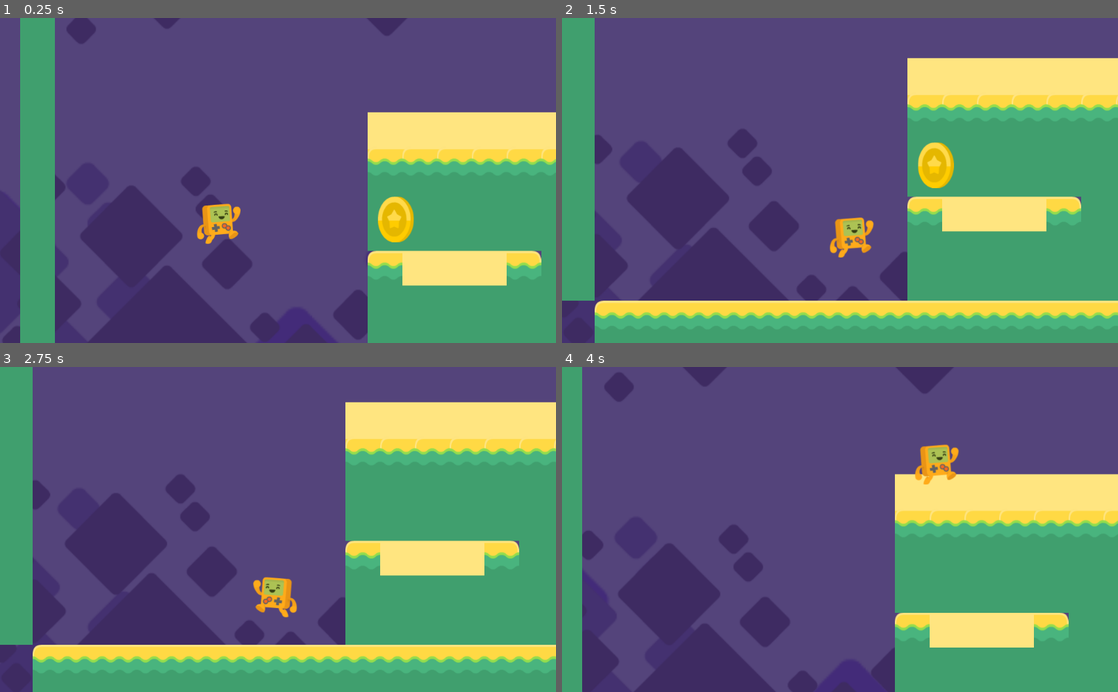
Above: before the commit, frames 1-4 (two rows, left to right).
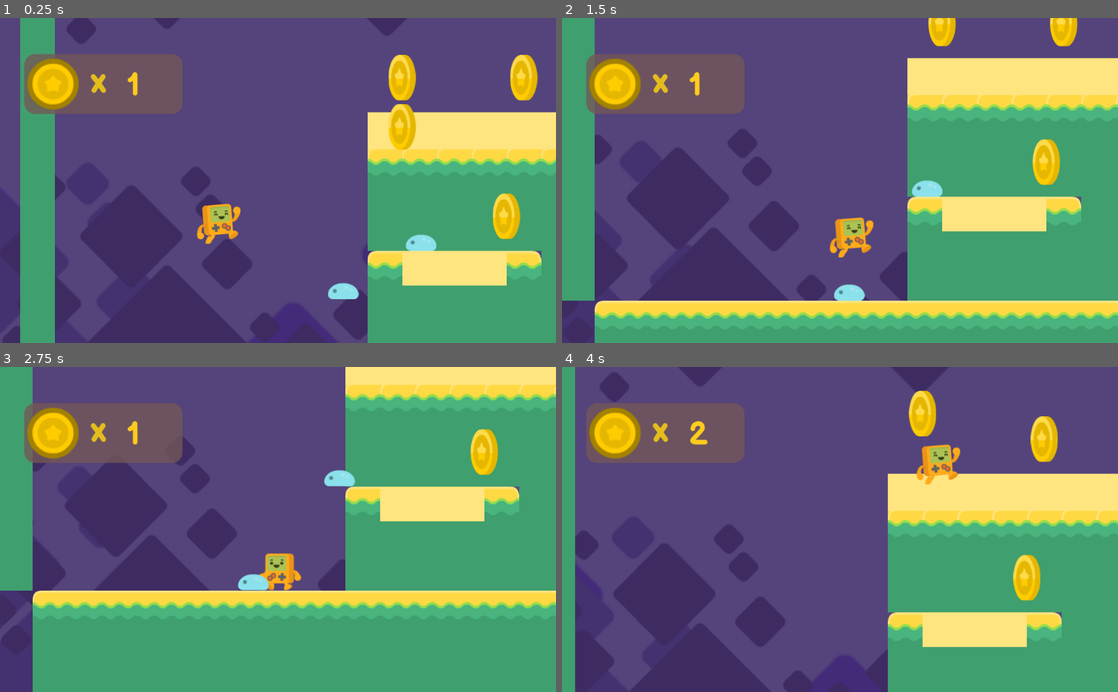
Above: after the commit, the same moments.

Repository: magic-peach/godot-2D-platformer
Game: Godot game, scene res://Level1.tscn
The game is run twice, just before and just after one commit, with the same random seed, the same clock (stepped at 60 frames per second) and the same inputs.
Inputs:
- Up to frame 1 (0.25 s): no input
- Up to frame 2 (1.5 s): hold Right (right) from 0.53 s (still down); tap Up (up) at 0.6, 0.77, 1.07, 1.35 s
- Up to frame 3 (2.75 s): tap Up (up) at 1.52, 1.82, 2.1 s; release Right (right) at 2.03 s; hold Left (left) from 2.03 s (still down)
- Up to frame 4 (4 s): release Left (left) at 2.78 s; hold Right (right) from 2.78 s (still down); tap Up (up) at 2.85, 3.02, 3.32, 3.6, 3.77 s

The runs differ from the first frame. In frame 1, 8.8% of the frame differs, in the area x 4-97%, y 11-100%; in frame 2, 7.6%; in frame 3, 44%, in the area x 0-100%, y 0-92%; in frame 4, 12%.

Commit message:
some changes

Diff:
--- a/Coin.gd
+++ b/Coin.gd
@@ -1,7 +1,13 @@
 extends Area2D
 
-
+signal coin_collected
 
 
 func _on_Coin_body_entered(body):
+	$AnimationPlayer.play("bounce")
+	emit_signal("coin_collected")
+	set_collision_mask_bit(0,false)
+
+
+func _on_AnimationPlayer_animation_finished(anim_name):
 	queue_free()
--- a/Coin.tscn
+++ b/Coin.tscn
@@ -16,6 +16,23 @@
 "speed": 5.0
 } ]
 
+[sub_resource type="Animation" id=3]
+resource_name = "bounce"
+length = 0.5
+step = 0.05
+tracks/0/type = "value"
+tracks/0/path = NodePath("AnimatedSprite:position")
+tracks/0/interp = 1
+tracks/0/loop_wrap = true
+tracks/0/imported = false
+tracks/0/enabled = true
+tracks/0/keys = {
+"times": PoolRealArray( 0, 0.3, 0.5 ),
+"transitions": PoolRealArray( 1, 1, 1 ),
+"update": 0,
+"values": [ Vector2( 0, 0 ), Vector2( 0, -213 ), Vector2( -1, -127 ) ]
+}
+
 [node name="Coin" type="Area2D"]
 collision_layer = 0
 script = ExtResource( 1 )
@@ -26,5 +43,10 @@
 [node name="AnimatedSprite" type="AnimatedSprite" parent="."]
 frames = SubResource( 2 )
 animation = "spin"
+frame = 1
 playing = true
+
+[node name="AnimationPlayer" type="AnimationPlayer" parent="."]
+anims/bounce = SubResource( 3 )
 [connection signal="body_entered" from="." to="." method="_on_Coin_body_entered"]
+[connection signal="animation_finished" from="AnimationPlayer" to="." method="_on_AnimationPlayer_animation_finished"]
--- /dev/null
+++ b/HUD.gd
@@ -0,0 +1,15 @@
+extends CanvasLayer
+
+var coins = 0
+
+func _ready():
+	$coinnum.text = String(coins)
+
+
+func _physics_process(delta):
+	if coins == 5:
+		get_tree().change_scene("res://Level1.tscn")
+
+func _on_coin_collected():
+	coins += 1
+	_ready()
--- a/Level1.tscn
+++ b/Level1.tscn
@@ -6,6 +6,10 @@
 [ext_resource path="res://background/set2_background.png" type="Texture" id=4]
 [ext_resource path="res://background/set2_tiles.png" type="Texture" id=5]
 [ext_resource path="res://Coin.tscn" type="PackedScene" id=6]
+[ext_resource path="res://Assets/fonts/BalsamiqSans-Bold.ttf" type="DynamicFontData" id=7]
+[ext_resource path="res://Assets/HUD/coin_gold.png" type="Texture" id=8]
+[ext_resource path="res://HUD.gd" type="Script" id=9]
+[ext_resource path="res://enemy.tscn" type="PackedScene" id=10]
 
 [sub_resource type="RectangleShape2D" id=1]
 extents = Vector2( 160, 32 )
@@ -15,6 +19,21 @@
 
 [sub_resource type="RectangleShape2D" id=3]
 extents = Vector2( 1463.61, 130.273 )
+
+[sub_resource type="StyleBoxFlat" id=4]
+bg_color = Color( 0.45098, 0.341176, 0.341176, 0.788235 )
+corner_radius_top_left = 20
+corner_radius_top_right = 20
+corner_radius_bottom_right = 20
+corner_radius_bottom_left = 20
+
+[sub_resource type="DynamicFont" id=5]
+size = 65
+font_data = ExtResource( 7 )
+
+[sub_resource type="DynamicFont" id=6]
+size = 60
+font_data = ExtResource( 7 )
 
 [node name="Level1" type="Node2D"]
 
@@ -80,7 +99,7 @@
 motion_mirroring = Vector2( 2560, 1920 )
 
 [node name="Sprite" type="Sprite" parent="ParallaxBackground/back blocks"]
-position = Vector2( 5.65686, 16.9706 )
+position = Vector2( -1.41431, 8.48535 )
 scale = Vector2( 4, 4 )
 texture = ExtResource( 5 )
 centered = false
@@ -116,6 +135,82 @@
 [node name="CollisionShape2D" type="CollisionShape2D" parent="fallzone"]
 shape = SubResource( 3 )
 
-[node name="Coin" parent="." instance=ExtResource( 6 )]
-position = Vector2( -11.3137, 261.629 )
+[node name="HUD" type="CanvasLayer" parent="."]
+script = ExtResource( 9 )
+
+[node name="Panel" type="Panel" parent="HUD"]
+margin_left = 45.0
+margin_top = 67.0
+margin_right = 336.0
+margin_bottom = 177.0
+custom_styles/panel = SubResource( 4 )
+__meta__ = {
+"_edit_use_anchors_": false
+}
+
+[node name="TextureRect" type="TextureRect" parent="HUD"]
+anchor_right = 0.039
+anchor_bottom = 0.033
+margin_left = 50.2011
+margin_top = 73.9289
+margin_right = 106.265
+margin_bottom = 149.129
+texture = ExtResource( 8 )
+expand = true
+__meta__ = {
+"_edit_use_anchors_": false
+}
+
+[node name="x" type="Label" parent="HUD"]
+margin_left = 167.029
+margin_top = 78.9142
+margin_right = 219.029
+margin_bottom = 157.914
+custom_fonts/font = SubResource( 5 )
+custom_colors/font_color = Color( 0.890196, 0.741176, 0.117647, 1 )
+text = "x"
+__meta__ = {
+"_edit_use_anchors_": false
+}
+
+[node name="coinnum" type="Label" parent="HUD"]
+margin_left = 232.5
+margin_top = 88.5
+margin_right = 342.5
+margin_bottom = 160.5
+custom_fonts/font = SubResource( 6 )
+custom_colors/font_color = Color( 1, 0.8, 0.113725, 1 )
+text = "@@"
+__meta__ = {
+"_edit_use_anchors_": false
+}
+
+[node name="Coins" type="Node2D" parent="."]
+
+[node name="Coin1" parent="Coins" instance=ExtResource( 6 )]
+position = Vector2( 0, 256 )
+
+[node name="Coin2" parent="Coins" instance=ExtResource( 6 )]
+position = Vector2( 192, 256 )
+
+[node name="Coin3" parent="Coins" instance=ExtResource( 6 )]
+
+[node name="Coin4" parent="Coins" instance=ExtResource( 6 )]
+position = Vector2( 224, 0 )
+
+[node name="Coin5" parent="Coins" instance=ExtResource( 6 )]
+position = Vector2( 448, 0 )
+
+[node name="enemies" type="Node2D" parent="."]
+
+[node name="enemy1" parent="enemies" instance=ExtResource( 10 )]
+position = Vector2( -96, 352 )
+
+[node name="enemy2" parent="enemies" instance=ExtResource( 10 )]
+position = Vector2( 47.5195, 293.504 )
 [connection signal="body_entered" from="fallzone" to="player" method="_on_fallzone_body_entered"]
+[connection signal="coin_collected" from="Coins/Coin1" to="HUD" method="_on_coin_collected"]
+[connection signal="coin_collected" from="Coins/Coin2" to="HUD" method="_on_coin_collected"]
+[connection signal="coin_collected" from="Coins/Coin3" to="HUD" method="_on_coin_collected"]
+[connection signal="coin_collected" from="Coins/Coin4" to="HUD" method="_on_coin_collected"]
+[connection signal="coin_collected" from="Coins/Coin5" to="HUD" method="_on_coin_collected"]
--- /dev/null
+++ b/enemy.gd
@@ -0,0 +1,12 @@
+extends KinematicBody2D
+
+var velocity = Vector2()
+export var direction = -1
+
+func _ready():
+	pass
+
+func _physics_process(delta):
+	velocity.y += 20
+	velocity.x = 50 * direction
+	move_and_slide(velocity)
--- /dev/null
+++ b/enemy.tscn
@@ -0,0 +1,34 @@
+[gd_scene load_steps=7 format=2]
+
+[ext_resource path="res://enemy.gd" type="Script" id=1]
+[ext_resource path="res://Assets/enemies/slimeBlue_blue.png" type="Texture" id=2]
+[ext_resource path="res://Assets/enemies/slimeBlue_squashed.png" type="Texture" id=3]
+[ext_resource path="res://Assets/enemies/slimeBlue.png" type="Texture" id=4]
+
+[sub_resource type="SpriteFrames" id=1]
+animations = [ {
+"frames": [ ExtResource( 4 ), ExtResource( 2 ) ],
+"loop": true,
+"name": "crawl",
+"speed": 3.0
+}, {
+"frames": [ ExtResource( 3 ) ],
+"loop": true,
+"name": "squashed",
+"speed": 5.0
+} ]
+
+[sub_resource type="RectangleShape2D" id=2]
+extents = Vector2( 21.2857, 13.2244 )
+
+[node name="enemy" type="KinematicBody2D"]
+script = ExtResource( 1 )
+
+[node name="AnimatedSprite" type="AnimatedSprite" parent="."]
+frames = SubResource( 1 )
+animation = "crawl"
+frame = 1
+
+[node name="CollisionShape2D" type="CollisionShape2D" parent="."]
+position = Vector2( 1.76778, 4.24265 )
+shape = SubResource( 2 )
--- a/player.gd
+++ b/player.gd
@@ -1,6 +1,7 @@
 extends KinematicBody2D
 
 var velocity = Vector2(0,0)
+var coins = 0
 const SPEED = 180
 const JUMPFORCE = -1000
 const GRAVITY = 35
@@ -33,5 +34,7 @@
 
 
 
+
+
 func _on_fallzone_body_entered(body):
 	get_tree().change_scene("res://Level1.tscn")
Binary file added: Assets/HUD/coin_gold.png
Not shown, added: Assets/HUD/coin_gold.png.import
Binary file added: Assets/enemies/slimeBlue.png
Not shown, added: Assets/enemies/slimeBlue.png.import
Binary file added: Assets/enemies/slimeBlue_blue.png
Not shown, added: Assets/enemies/slimeBlue_blue.png.import
Binary file added: Assets/enemies/slimeBlue_squashed.png
Not shown, added: Assets/enemies/slimeBlue_squashed.png.import
Binary file added: Assets/fonts/BalsamiqSans-Bold.ttf
Not shown: 1 places in Coin.tscn that only renumber resources
Not shown: 1 places in Level1.tscn that only renumber resources
